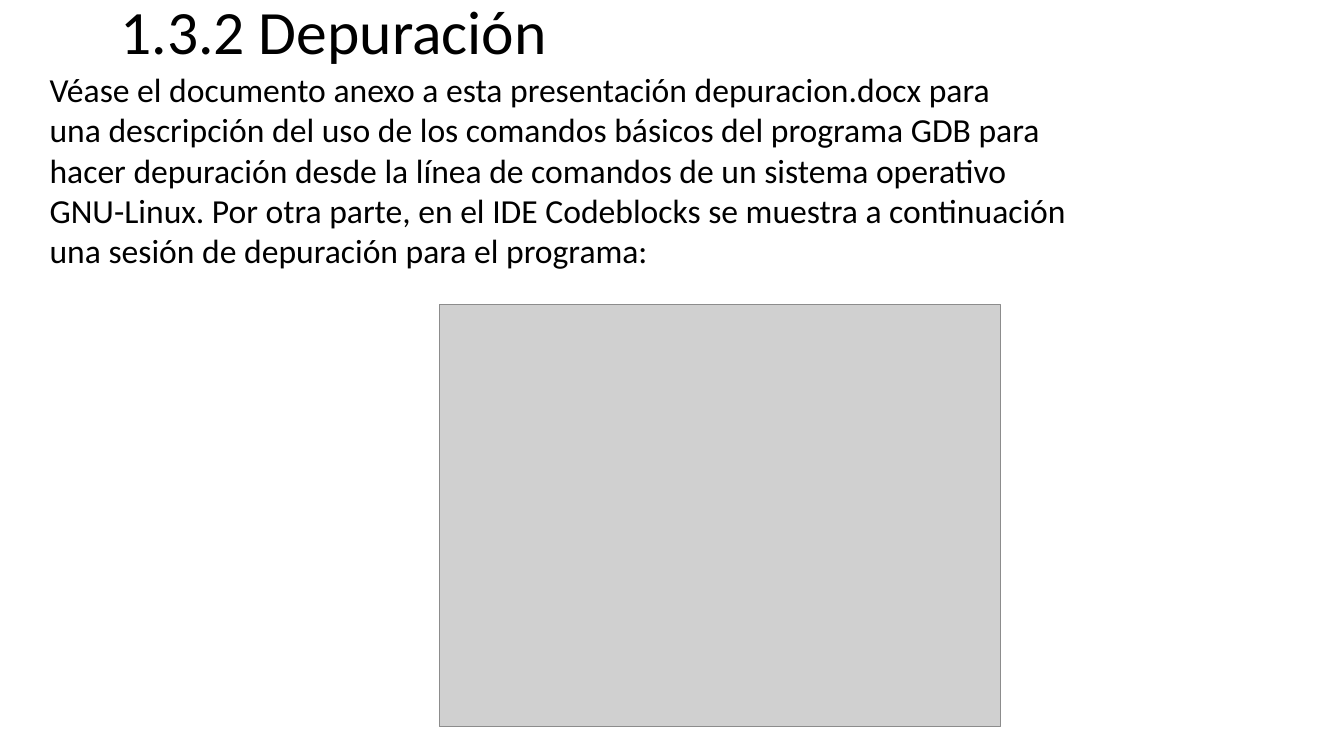
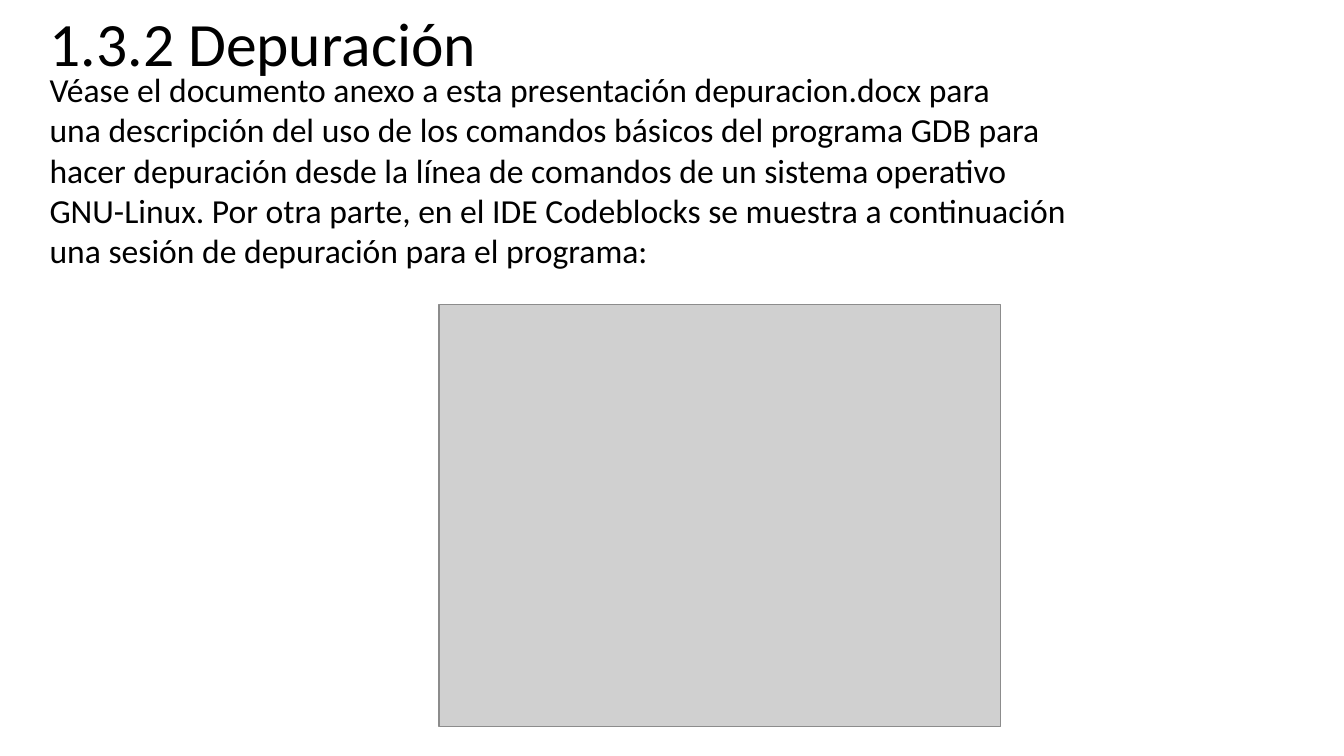
Before and after one commit to programacionestructurada/2021-2, a slide deck: slide 47 of U1_Introduccion_a_la_programacion/Unidad_01_Introduccion_a_la_programacion_2.pptx. Drawn at 1344x756 pixels with LibreOffice and Linux fonts; fonts in the diff are those of the drawing; grey boxes stand for pictures. Boxes give left, top, right and bottom in pixels: in the first picture for what was removed or moved away, otherwise in the second. Text is boxed around its words. In the diff, an @@ line names an element or a change of style, - is before the commit and + after.

```diff
--- a/U1_Introduccion_a_la_programacion/Unidad_01_Introduccion_a_la_programacion_2.pptx
+++ b/U1_Introduccion_a_la_programacion/Unidad_01_Introduccion_a_la_programacion_2.pptx
@@ text "1.3.2 Depuración" rewrapped from [120,11,547,64] to [50,23,476,80] @@
```
Also in this commit, not shown: 18 other slides changed, 1 slide added, 1 slide removed.
